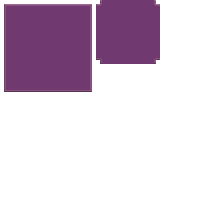
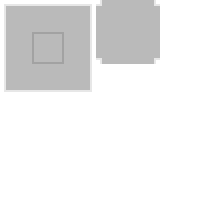
Comparing the layer stacks of the two 224×224 images. Changes:
painted on "Layer 1" over left=4, top=0, right=160, bottom=92
